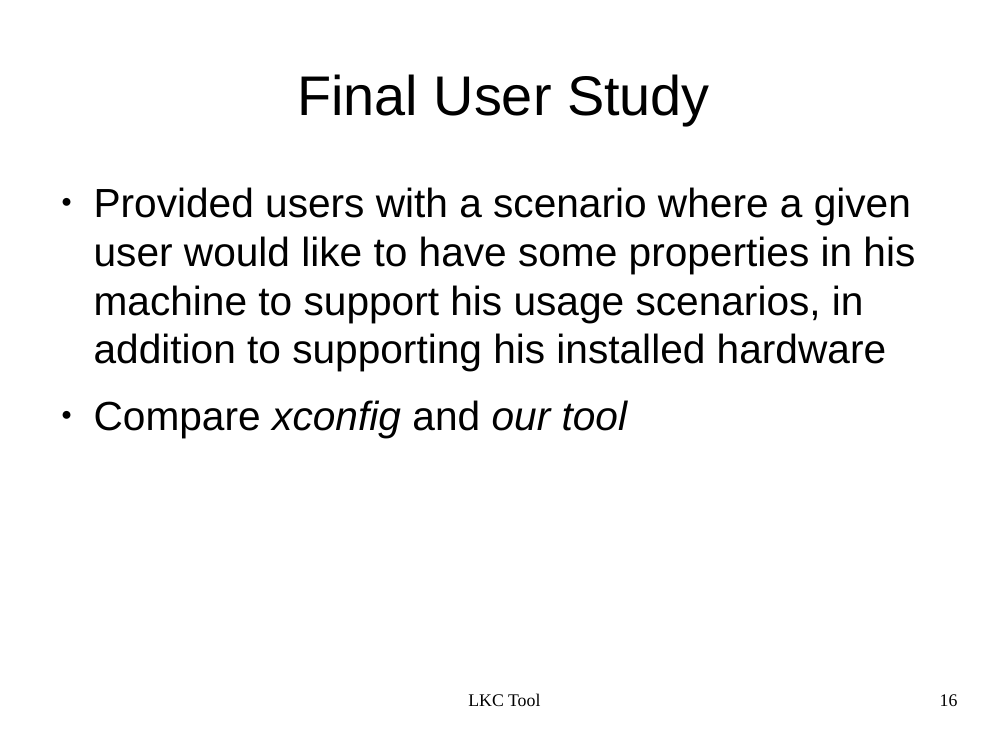
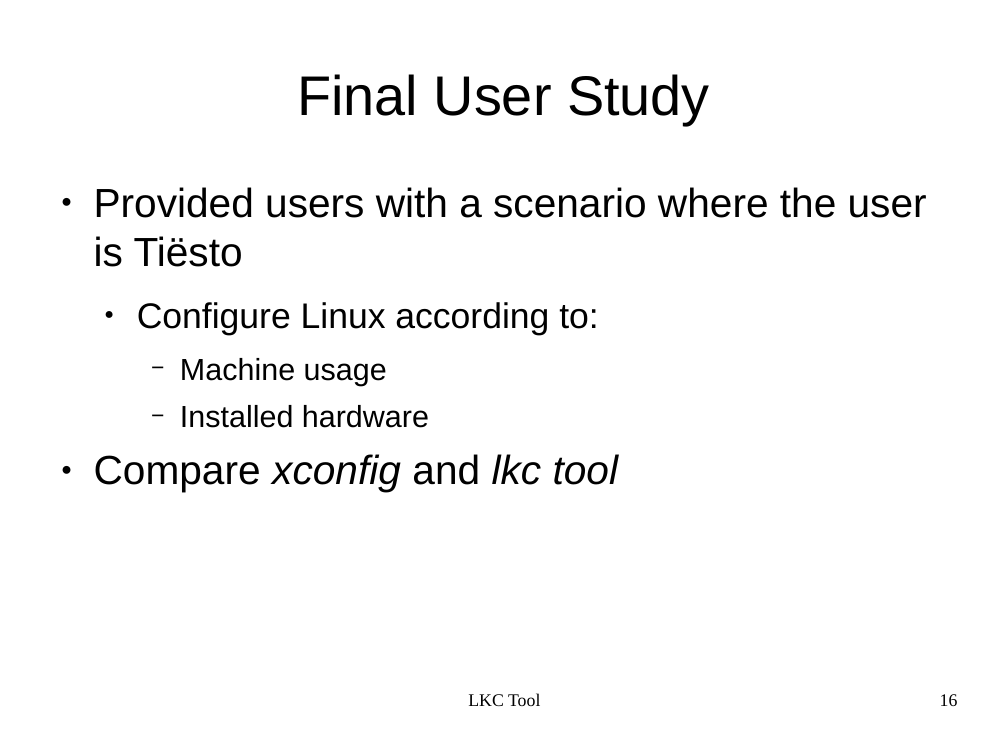
Before and after one commit to kbak/lkc, a slide deck: slide 16 of presentation/lkc.odp. Drawn at 1008x756 pixels with LibreOffice and Linux fonts; fonts in the diff are those of the drawing. Boxes give left, top, right and bottom in pixels: in the first picture for what was removed or moved away, otherwise in the second. Text is boxed around its words. In the diff, an @@ line names an element or a change of style, - is before the commit and + after.

```diff
--- a/presentation/lkc.odp
+++ b/presentation/lkc.odp
@@ text at [94,187,927,492]: text changed @@
-● Provided users with a scenario where a given user would like to have some properties in his machine to support his usage scenarios, in addition to supporting his installed hardware
-● Compare xconfig and our tool
+● Provided users with a scenario where the user is Tiësto
+  ● Configure Linux according to:
+    − Machine usage
+    − Installed hardware
+● Compare xconfig and lkc tool
```
Also in this commit, not shown: 15 other slides changed, 3 slides added.
